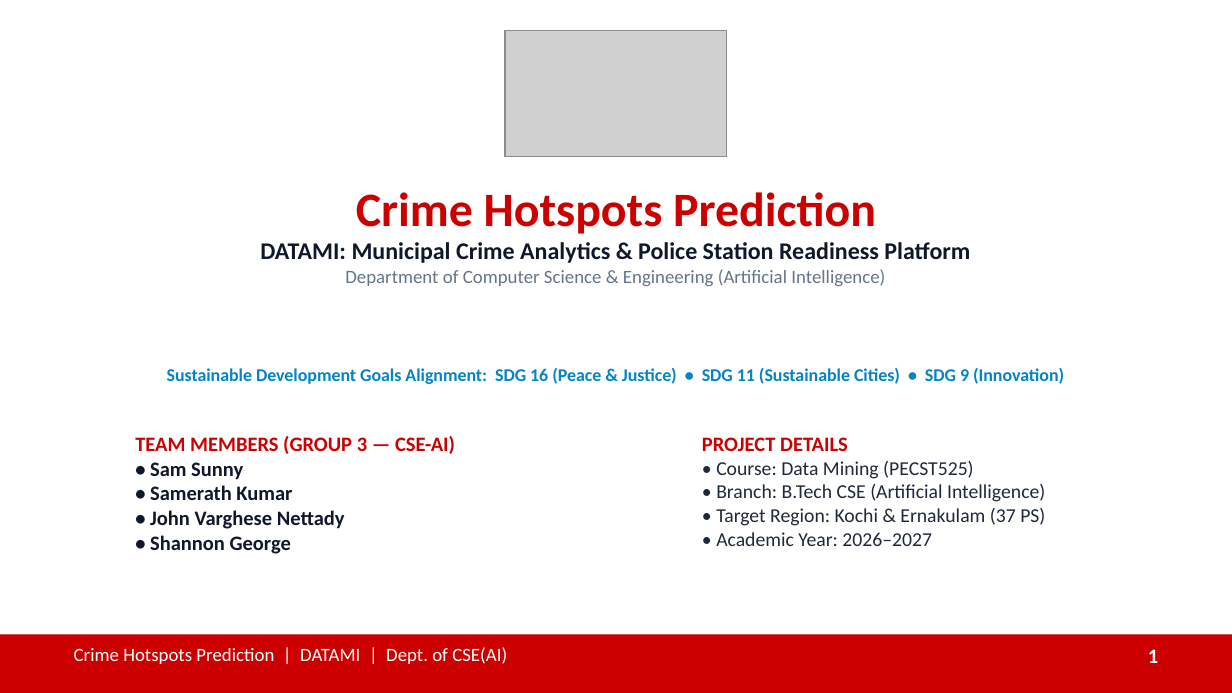
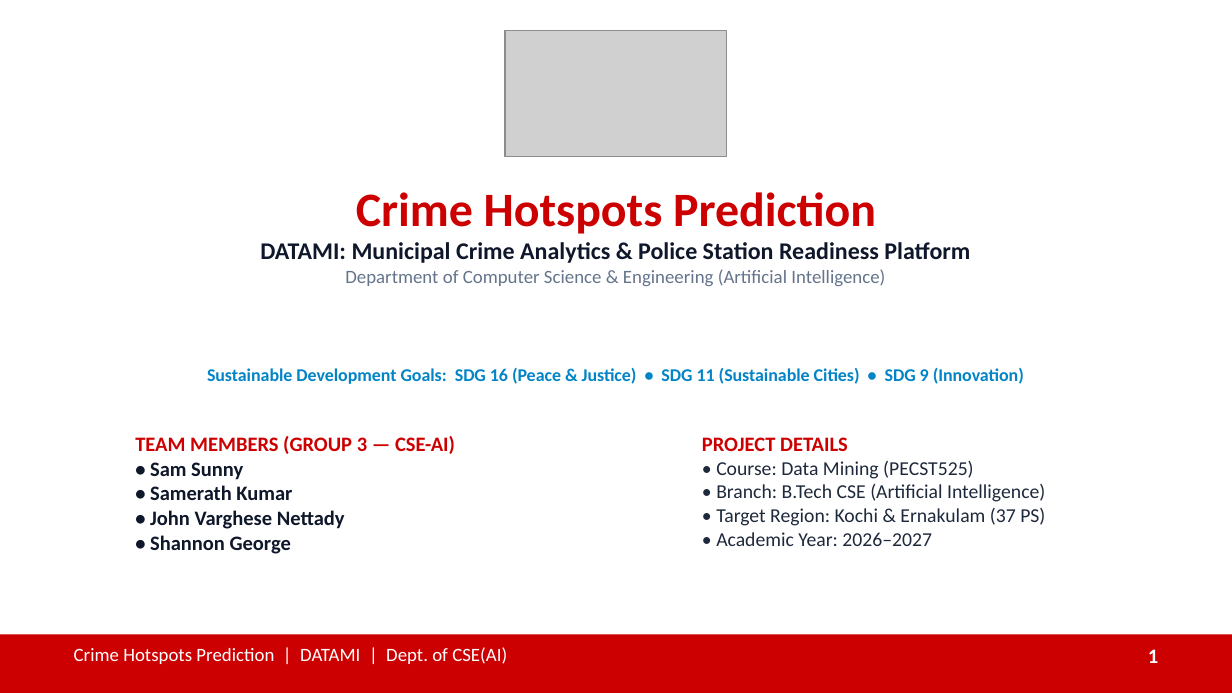
Before and after one commit to JVN321/DATAMI, a slide deck: slide 1 of presentation/Crime_Hotspots_Prediction_DATAMI.pptx. Drawn at 1232x693 pixels with LibreOffice and Linux fonts; fonts in the diff are those of the drawing; grey boxes stand for pictures. Boxes give left, top, right and bottom in pixels: in the first picture for what was removed or moved away, otherwise in the second. Text is boxed around its words. In the diff, an @@ line names an element or a change of style, - is before the commit and + after.

```diff
--- a/presentation/Crime_Hotspots_Prediction_DATAMI.pptx
+++ b/presentation/Crime_Hotspots_Prediction_DATAMI.pptx
@@ text at (207, 368, 1024, 384): text changed @@
-Sustainable Development Goals Alignment: SDG 16 (Peace & Justice) • SDG 11 (Sustainable Cities) • SDG 9 (Innovation)
+Sustainable Development Goals: SDG 16 (Peace & Justice) • SDG 11 (Sustainable Cities) • SDG 9 (Innovation)
```
Also in this commit, not shown: 15 other slides changed, 4 slides added, 1 slide removed, 25 other files.
